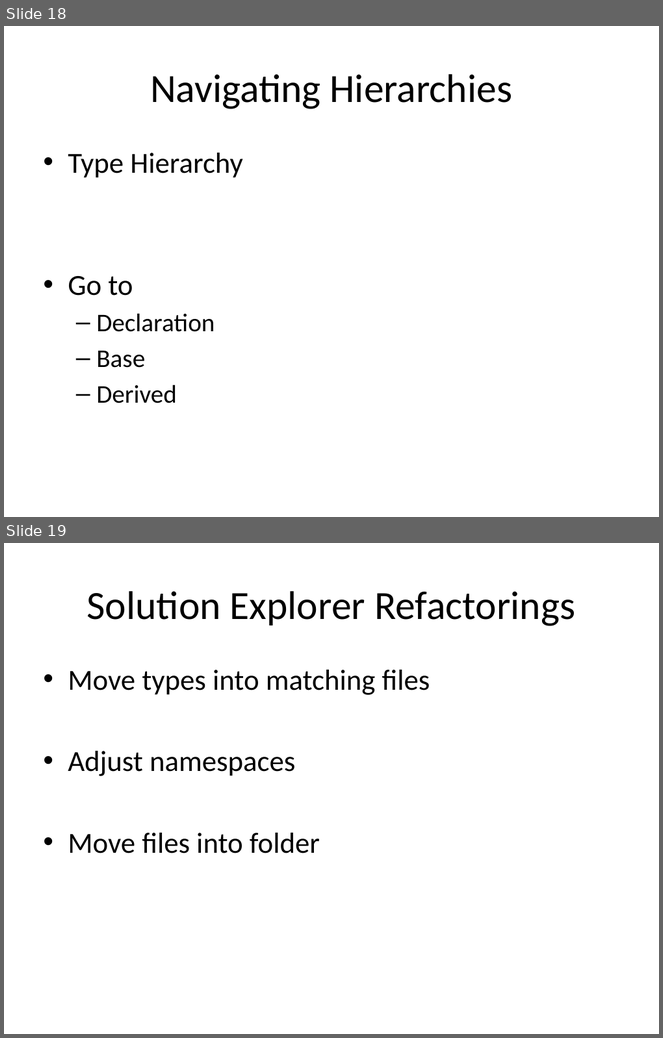
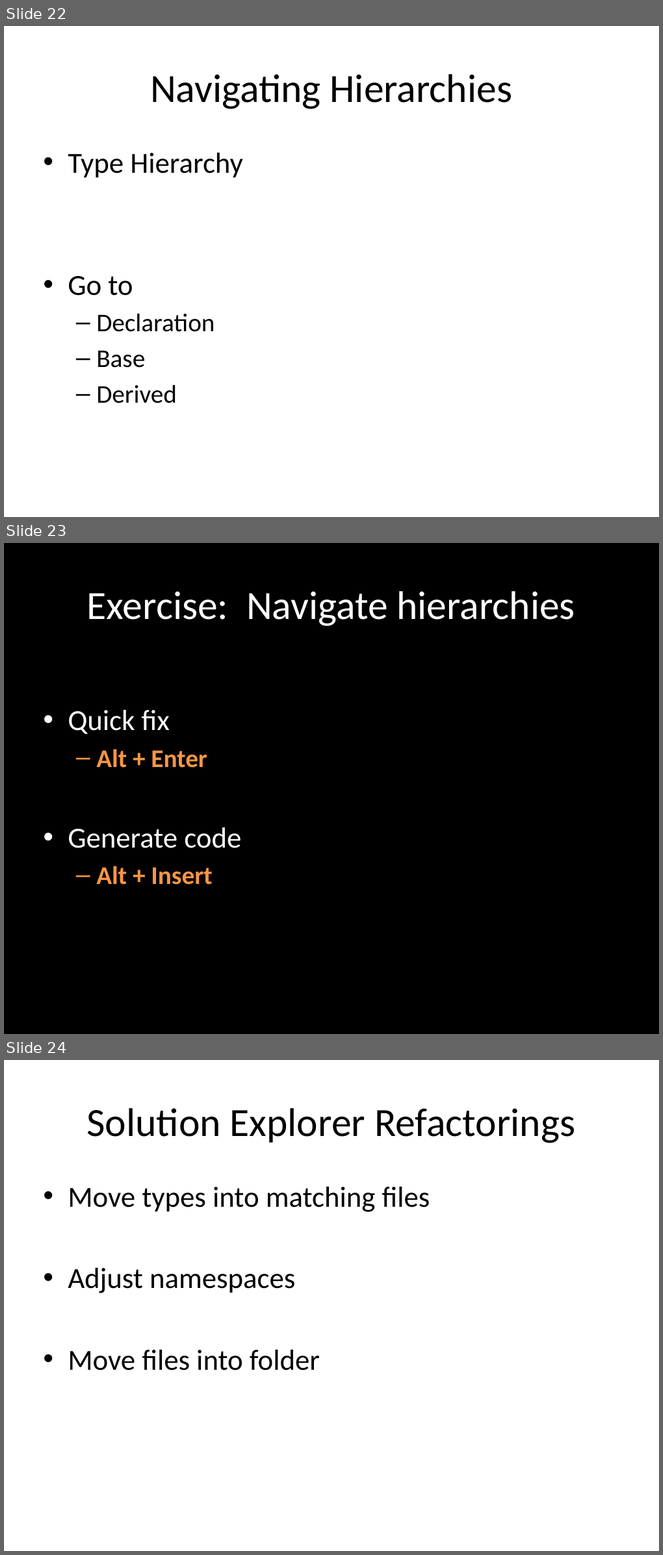
Before and after one commit to rasmuskl/ReSharperCourse, a slide deck: Presentations/2 - Exercises - ReSharper Course.pptx. Shown one above the other, each under a label of ours: slides 18 and 19 before the commit, slides 22, 23 and 24 after it. The pictures are 663x1038 and 663x1555 pixels, drawn with LibreOffice and Linux fonts; fonts in the diff are those of the drawing. Boxes give left, top, right and bottom in pixels: in the first picture for what was removed or moved away, otherwise in the second. Text is boxed around its words. In the diff, an @@ line names an element or a change of style, - is before the commit and + after.

Commit message:
Finished generate code and refactor rename.

```diff
--- a/Presentations/2 - Exercises - ReSharper Course.pptx
+++ b/Presentations/2 - Exercises - ReSharper Course.pptx
@@ slide 23 added at (x1=4, y1=543, x2=659, y2=1034), background #000000 @@
@@ title added at (x1=87, y1=591, x2=576, y2=626), 44 pt, text #FFFFFF @@
+Exercise: Navigate hierarchies
@@ text added at (x1=68, y1=710, x2=241, y2=885), 32 pt, text #FFFFFF @@
+• Quick fix
+  – Alt + Enter
+• Generate code
+  – Alt + Insert
@@ what was slide 18 is now slide 22 @@
@@ what was slide 19 is now slide 24 @@
```
Also in this commit, not shown: 7 slides changed, 7 other slides added, 5 other files.
